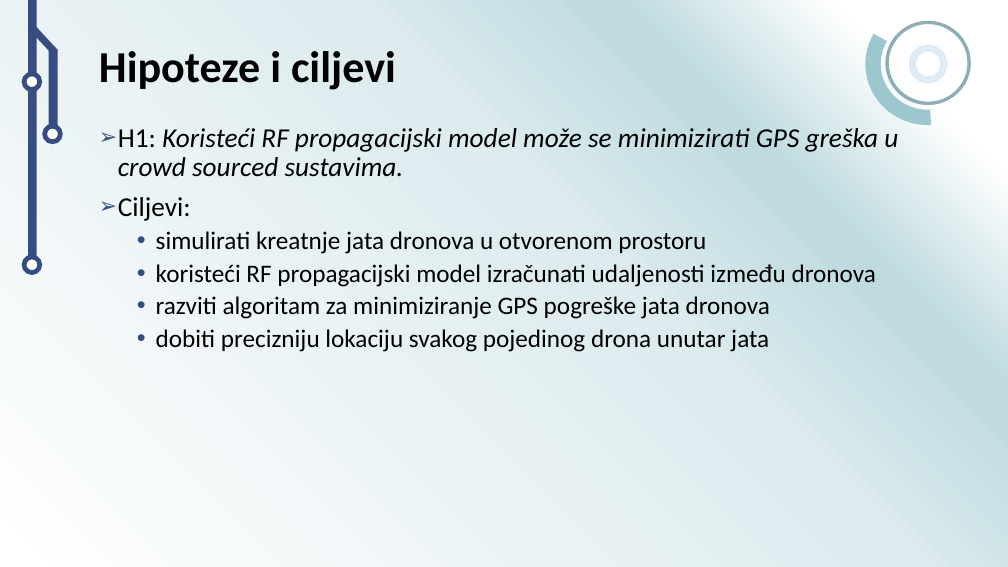
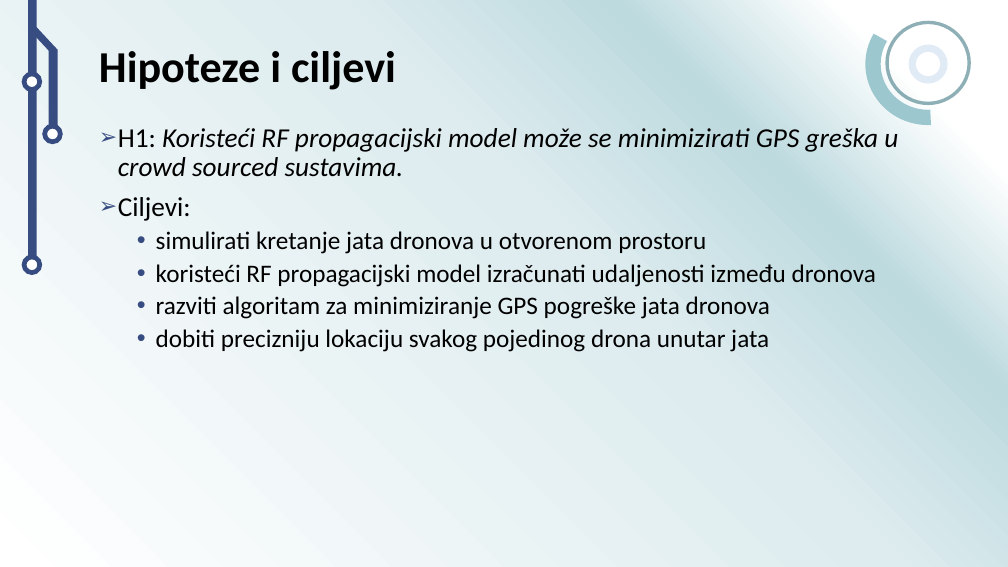
Before and after one commit to Acerinth/MaliDronovi, a slide deck: slide 5 of Prezentacija/Simulacija pozicioniranja autonomnih letjelica u prostoru.pptx. Drawn at 1008x567 pixels with LibreOffice and Linux fonts; fonts in the diff are those of the drawing; background and template pictures are left out. Boxes give left, top, right and bottom in pixels: in the first picture for what was removed or moved away, otherwise in the second. Text is boxed around its words. In the diff, an @@ line names an element or a change of style, - is before the commit and + after.

```diff
--- a/Prezentacija/Simulacija pozicioniranja autonomnih letjelica u prostoru.pptx
+++ b/Prezentacija/Simulacija pozicioniranja autonomnih letjelica u prostoru.pptx
@@ text at <box>156,231,706,254</box>: text changed @@
-  • simulirati kreatnje jata dronova u otvorenom prostoru
+  • simulirati kretanje jata dronova u otvorenom prostoru
```
Also in this commit, not shown: 4 other slides changed, 3 slides added, 4 slides removed.
